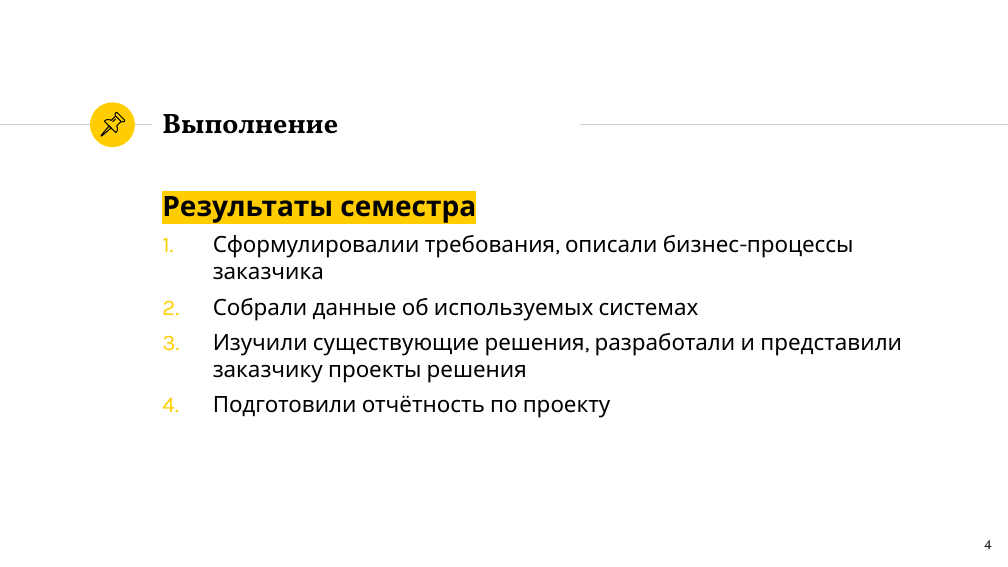
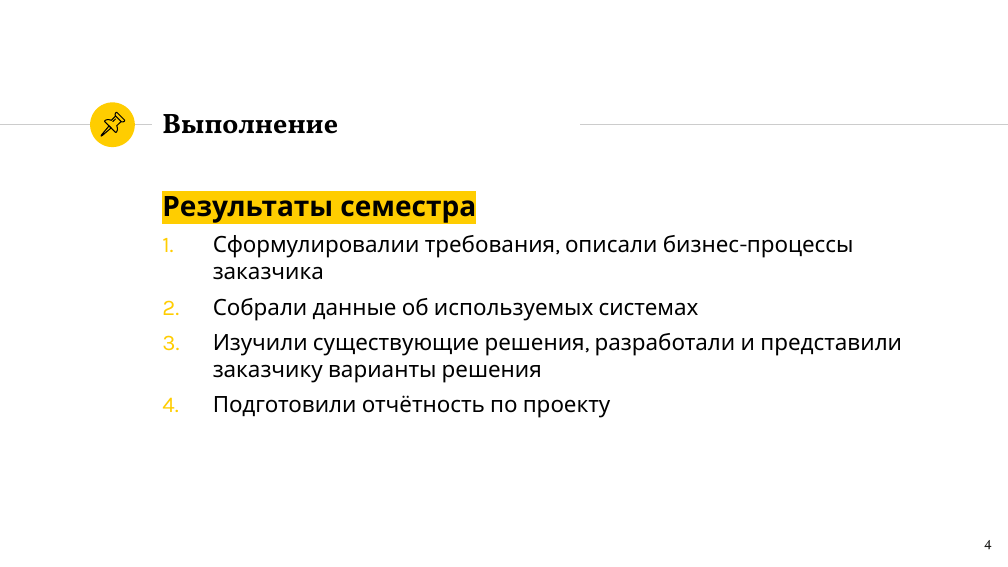
Before and after one commit to SneakBug8/lk-centr-kariery, a slide deck: slide 4 of Prezentatsia.pptx. Drawn at 1008x567 pixels with LibreOffice and Linux fonts; fonts in the diff are those of the drawing. Boxes give left, top, right and bottom in pixels: in the first picture for what was removed or moved away, otherwise in the second. Text is boxed around its words. In the diff, an @@ line names an element or a change of style, - is before the commit and + after.

```diff
--- a/Prezentatsia.pptx
+++ b/Prezentatsia.pptx
@@ text at (213,333,902,382): text changed @@
-3. Изучили существующие решения, разработали и представили заказчику проекты решения
+3. Изучили существующие решения, разработали и представили заказчику варианты решения
```
Also in this commit, not shown: 14 other files.
